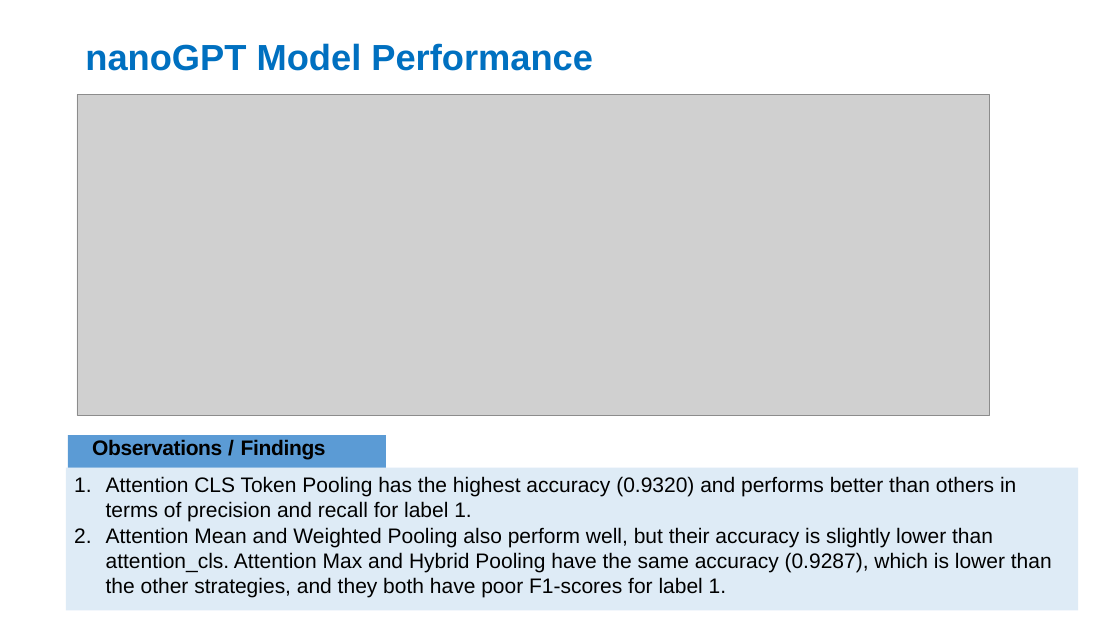
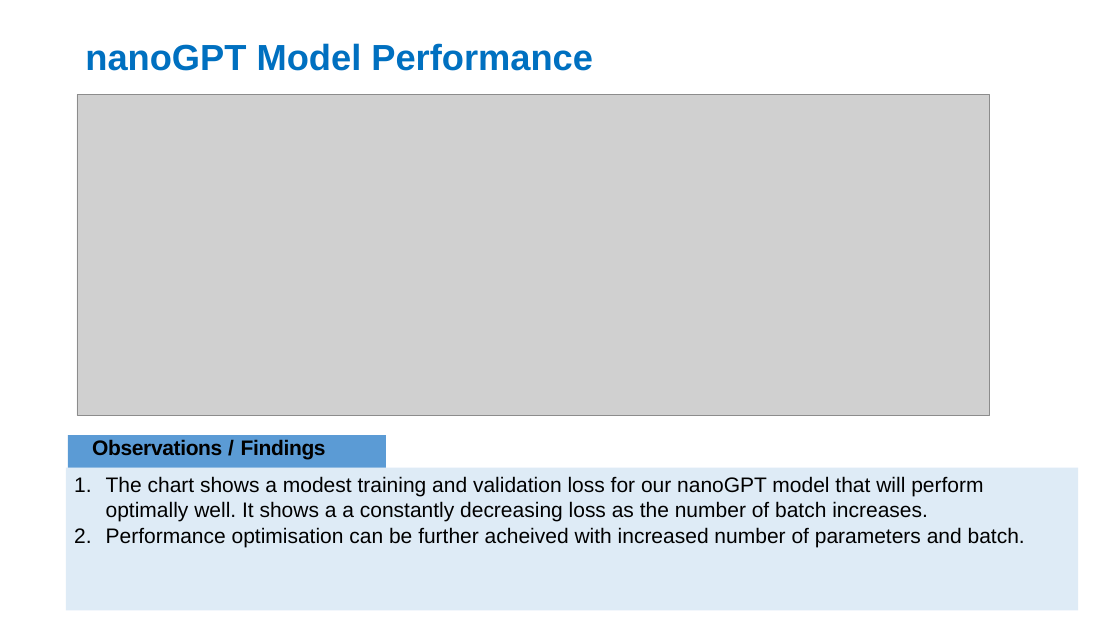
Before and after one commit to samson12193/xLSTM-Hate-Speech, a slide deck: slide 7 of Data Glacier Internship.pptx. Drawn at 1120x630 pixels with LibreOffice and Linux fonts; fonts in the diff are those of the drawing; grey boxes stand for pictures. Boxes give left, top, right and bottom in pixels: in the first picture for what was removed or moved away, otherwise in the second. Text is boxed around its words. In the diff, an @@ line names an element or a change of style, - is before the commit and + after.

```diff
--- a/Data Glacier Internship.pptx
+++ b/Data Glacier Internship.pptx
@@ text in rectangle at <box>106,476,1025,547</box>: text changed @@
-1. Attention CLS Token Pooling has the highest accuracy (0.9320) and performs better than others in terms of precision and recall for label 1.
-2. Attention Mean and Weighted Pooling also perform well, but their accuracy is slightly lower than attention_cls. Attention Max and Hybrid Pooling have the same accuracy (0.9287), which is lower than the other strategies, and they both have poor F1-scores for label 1.
+1. The chart shows a modest training and validation loss for our nanoGPT model that will perform optimally well. It shows a a constantly decreasing loss as the number of batch increases.
+2. Performance optimisation can be further acheived with increased number of parameters and batch.
```
